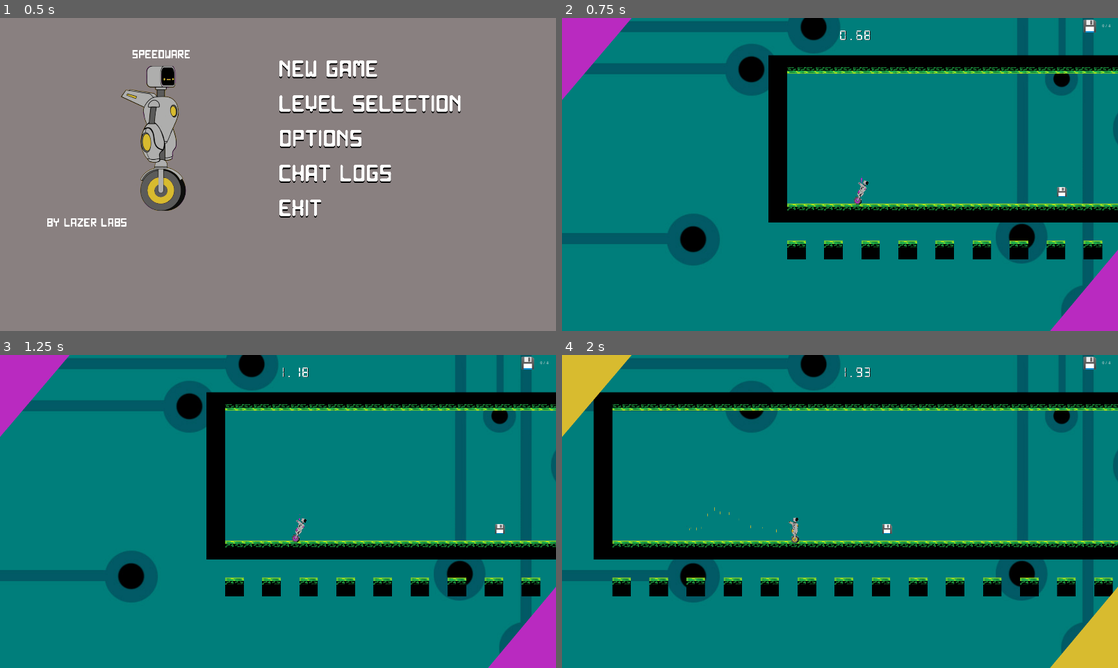
Above: before the commit, frames 1-4 (two rows, left to right).
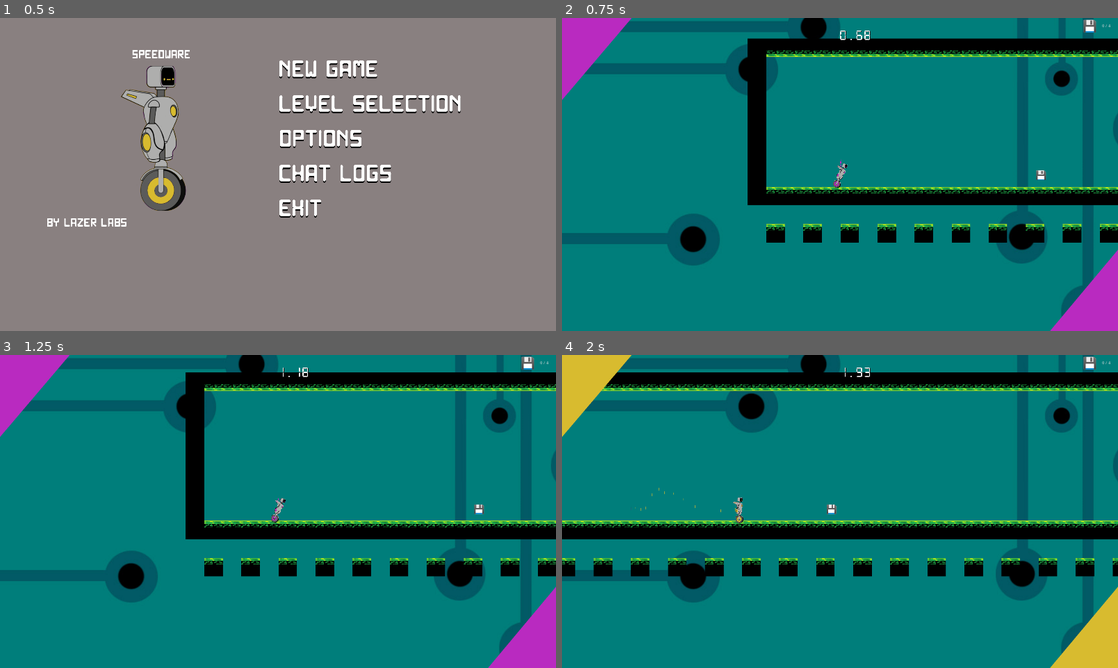
Above: after the commit, the same moments.

Repository: TheChriggu/Speedware
Game: Godot game, scene res://Menus/Startmenu/TitleScreen.tscn
Same seed, same stepped clock (60 frames per second), same inputs: the game is played once before the commit and once after it. Sound files missing from this copy of the repository are replaced by a short silence.
Inputs (mouse positions are in pixels of both pictures, inside the frame that each line leads up to):
- Up to frame 1 (0.5 s): no input
- Up to frame 2 (0.75 s): click "new Game" at 0.5 s
- Up to frame 3 (1.25 s): no input
- Up to frame 4 (2 s): move the mouse to (962, 495) at 1.27 s; hold D (move_right) from 1.28 s (still down); right-click (962, 495) at 1.35 s; tap Space (jump) at 1.52 s

Frame 1 is identical in both runs. In frame 2, 21% of the frame differs, in the area x 33-100%, y 6-78%; in frame 3, 21%; in frame 4, 29%, in the area x 0-100%, y 5-78%.

Commit message:
-fixed camera collision bug -fixed laser collision -removed camera drag margin
--HG--
branch : WorkingVersion_MS02

Diff:
--- a/Camera/CamCollider.tscn
+++ b/Camera/CamCollider.tscn
@@ -6,12 +6,10 @@
 [sub_resource type="RectangleShape2D" id=1]
 
 custom_solver_bias = 0.0
-extents = Vector2( 10, 10 )
+extents = Vector2( 10, 514.977 )
 
 [node name="CamCollider" type="Area2D"]
 
-position = Vector2( 9035.7, 103.589 )
-scale = Vector2( 0.99054, 1 )
 input_pickable = true
 gravity_vec = Vector2( 0, 1 )
 gravity = 98.0
@@ -22,21 +20,18 @@
 audio_bus_override = false
 audio_bus_name = "Master"
 script = ExtResource( 1 )
-_sections_unfolded = [ "Collision" ]
+_sections_unfolded = [ "Collision", "Transform" ]
 FIXED_CAMERA = true
 
 [node name="CollisionShape2D" type="CollisionShape2D" parent="." index="0"]
 
-position = Vector2( 0, 4.44263 )
-scale = Vector2( 1, 8.26759 )
 shape = SubResource( 1 )
 _sections_unfolded = [ "Transform" ]
 
 [node name="Crosshair" type="Sprite" parent="." index="1"]
 
-position = Vector2( 0, 4.44263 )
 scale = Vector2( 0.1, 0.1 )
 texture = ExtResource( 2 )
-_sections_unfolded = [ "Region", "Transform", "Z Index" ]
+_sections_unfolded = [ "Region", "Z Index" ]
 
 [connection signal="body_entered" from="." to="." method="_on_CamCollider_body_entered"]
--- a/Camera/ForwardLookingCamera.tscn
+++ b/Camera/ForwardLookingCamera.tscn
@@ -26,8 +26,8 @@
 limit_right = 10000000
 limit_bottom = 10000000
 limit_smoothed = false
-drag_margin_h_enabled = true
-drag_margin_v_enabled = true
+drag_margin_h_enabled = false
+drag_margin_v_enabled = false
 smoothing_enabled = false
 smoothing_speed = 5.0
 offset_v = 0.0
--- a/Datastrings/LaserOrange.tscn
+++ b/Datastrings/LaserOrange.tscn
@@ -7,7 +7,7 @@
 [sub_resource type="RectangleShape2D" id=1]
 
 custom_solver_bias = 0.0
-extents = Vector2( 31.6384, 32.7385 )
+extents = Vector2( 129.505, 96.9845 )
 
 [sub_resource type="Animation" id=2]
 
@@ -56,8 +56,6 @@
 
 [node name="StaticBody2D" type="StaticBody2D" parent="." index="0"]
 
-position = Vector2( -0.421598, -1.70066 )
-scale = Vector2( 4.06595, 2.98629 )
 input_pickable = false
 collision_layer = 2
 collision_mask = 2
--- a/Datastrings/LaserPurple.tscn
+++ b/Datastrings/LaserPurple.tscn
@@ -1,13 +1,13 @@
 [gd_scene load_steps=7 format=2]
 
-[ext_resource path="res://Datastrings/BlueWeak.png" type="Texture" id=1]
+[ext_resource path="res://Datastrings/BlueStrong.png" type="Texture" id=1]
 [ext_resource path="res://Datastrings/LaserPurple.gd" type="Script" id=2]
-[ext_resource path="res://Datastrings/BlueStrong.png" type="Texture" id=3]
+[ext_resource path="res://Datastrings/BlueWeak.png" type="Texture" id=3]
 
 [sub_resource type="RectangleShape2D" id=1]
 
 custom_solver_bias = 0.0
-extents = Vector2( 386.998, 540.256 )
+extents = Vector2( 129.551, 96.9814 )
 
 [sub_resource type="Animation" id=2]
 
@@ -44,21 +44,18 @@
 "times": PoolRealArray( 0 ),
 "transitions": PoolRealArray( 1 ),
 "update": 1,
-"values": [ ExtResource( 3 ) ]
+"values": [ ExtResource( 1 ) ]
 }
 
 [node name="LaserRot" type="Sprite"]
 
 self_modulate = Color( 0.814373, 0.0407867, 0.949219, 1 )
-position = Vector2( -25.1205, -677.495 )
-scale = Vector2( 0.891595, 7.8364 )
 texture = ExtResource( 1 )
 script = ExtResource( 2 )
 _sections_unfolded = [ "Material", "Transform", "Visibility" ]
 
 [node name="StaticBody2D" type="StaticBody2D" parent="." index="0"]
 
-position = Vector2( 47313.9, 920.172 )
 input_pickable = false
 collision_layer = 1
 collision_mask = 1
@@ -66,13 +63,12 @@
 constant_angular_velocity = 0.0
 friction = 1.0
 bounce = 0.0
-_sections_unfolded = [ "Collision" ]
+_sections_unfolded = [ "Collision", "Transform" ]
 
 [node name="CollisionShape2D" type="CollisionShape2D" parent="StaticBody2D" index="0"]
 
-position = Vector2( -47308.5, -919.517 )
-scale = Vector2( 0.35672, 0.178771 )
 shape = SubResource( 1 )
+_sections_unfolded = [ "Transform" ]
 
 [node name="AnimationPlayer" type="AnimationPlayer" parent="." index="1"]
 
--- a/Menus/Startmenu/TitleScreen.tscn
+++ b/Menus/Startmenu/TitleScreen.tscn
@@ -318,7 +318,7 @@
 "values": [ Vector2( 0, 240 ) ]
 }
 
-[node name="TitleScreen" type="Control" index="0"]
+[node name="TitleScreen" type="Control"]
 
 pause_mode = 2
 anchor_left = 0.0
--- a/Player/playerKinematic.tscn
+++ b/Player/playerKinematic.tscn
@@ -179,7 +179,7 @@
 "times": PoolRealArray( 0 ),
 "transitions": PoolRealArray( 1 ),
 "update": 1,
-"values": [ 6 ]
+"values": [ 14 ]
 }
 tracks/1/type = "value"
 tracks/1/path = NodePath(".:collision_mask")
@@ -293,7 +293,7 @@
 "times": PoolRealArray( 0 ),
 "transitions": PoolRealArray( 1 ),
 "update": 1,
-"values": [ 5 ]
+"values": [ 13 ]
 }
 tracks/1/type = "value"
 tracks/1/path = NodePath(".:collision_mask")
--- a/Scenes/Levels/DefaultLevel.tscn
+++ b/Scenes/Levels/DefaultLevel.tscn
@@ -17,8 +17,7 @@
 
 [node name="Lasers" type="Node2D" parent="." index="0"]
 
-editor/display_folded = true
-position = Vector2( 464.5, -397.878 )
+position = Vector2( 453.14, -400.15 )
 script = ExtResource( 2 )
 
 [node name="LaserOrange" parent="Lasers" index="0" instance=ExtResource( 3 )]
@@ -52,6 +51,8 @@
 
 [node name="player" parent="." index="2" instance=ExtResource( 6 )]
 
+collision_layer = 14
+
 [node name="PauseMenu" parent="." index="3" instance=ExtResource( 7 )]
 
 [node name="ForwardLookingCamera" parent="." index="4" instance=ExtResource( 8 )]
@@ -66,14 +67,14 @@
 
 [node name="CamCollider" parent="ForwardLookingCamera/HeadCamCollider" index="0" instance=ExtResource( 10 )]
 
-position = Vector2( 367.629, 555.989 )
-scale = Vector2( 1, 9.17887 )
+position = Vector2( 1338.48, -186.5 )
+collision_layer = 0
 _sections_unfolded = [ "Collision", "Transform", "Visibility" ]
 
 [node name="CamCollider2" parent="ForwardLookingCamera/HeadCamCollider" index="1" instance=ExtResource( 10 )]
 
-position = Vector2( 1226.79, 263.093 )
-scale = Vector2( 1, 9.17887 )
+position = Vector2( 1203.92, -201.41 )
+collision_layer = 0
 _sections_unfolded = [ "Collision", "Transform", "Visibility" ]
 
 [connection signal="newCamera" from="ForwardLookingCamera/HeadCamCollider/CamCollider" to="ForwardLookingCamera/HeadCamCollider" method="_on_CamCollider_newCamera"]
Not shown: 1 places in Datastrings/LaserPurple.tscn that only renumber resources
